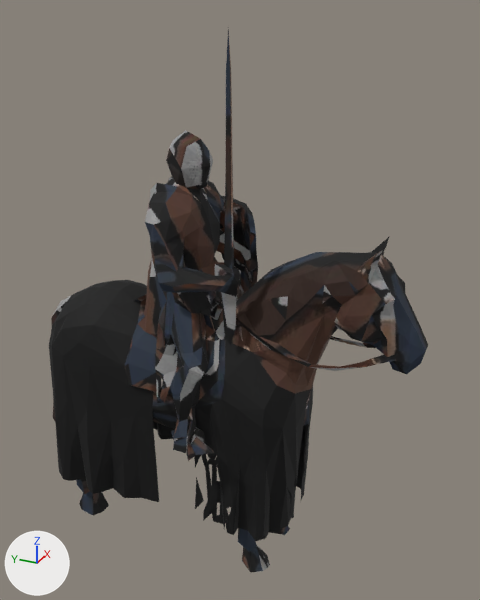
The glTF model models/knight.glb as it was, and as the next commit left it.
The view is the same before and after, from a 50 mm lens placed at (-2.99, -1.54, 3.15), pointed at (0.11, -0.15, 1.6). Arrows for +X, +Y and +Z are at lower left; the lights stay in place. The picture after the commit comes second. Vertices at exactly the same position are counted once.

Objects in the first picture: 'knight'.
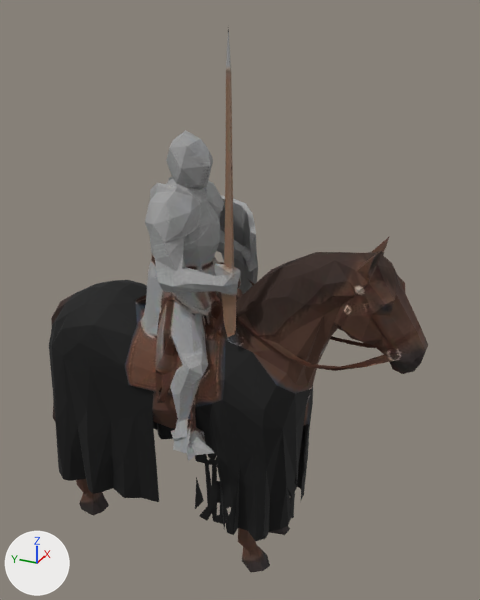
The change in detail:
me_rewrap_001 has 1448 vertices, 2996 faces and spans x -0.5..0.5, y -1.2..1.2, z 0.0..3.04.
me_rewrap_001 is used by ob_knight; location (0.0, 0.0, 0.0).
Part 1, on me_rewrap_001:
11 vertices are removed from x -0.33..0.29, y -0.58..-0.07, z 0.34..0.83.
60 faces are deleted.
1 vertex moves from x -0.33, y -0.11, z 0.42 to x -0.33, y -0.13, z 0.36.
14 vertices are added at x -0.33..0.29, y -0.59..-0.07, z 0.35..0.78.
1 new face joins them, mat_baked (picture img_colour).
65 new faces join them, mat_baked_owner (picture img_colour_owner).
Part 2, on me_rewrap_001:
12 vertices are removed from x -0.26..0.02, y -0.26..0.38, z 1.49..1.9.
61 faces are deleted.
3 vertices move from x -0.26..-0.11, y -0.28..0.41, z 1.58..1.66 to x -0.26..-0.11, y -0.29..0.41, z 1.58..1.65.
9 vertices are added at x -0.27..-0.02, y -0.24..0.37, z 1.49..1.9.
53 new faces join them, mat_baked (picture img_colour).
2 new faces join them, mat_baked_owner (picture img_colour_owner).
Part 3, on me_rewrap_001:
8 vertices are removed from x -0.07..0.07, y -1.13..-0.96, z 1.44..1.61.
34 faces are deleted.
7 vertices are added at x -0.07..0.08, y -1.16..-1.02, z 1.45..1.61.
32 new faces join them, mat_baked (picture img_colour).
me_rewrap_001 part 4: 2787 kept faces spanning x -0.5..0.5, y -1.2..1.2, z 0.0..3.04 get new texture (UV) coordinates.

What differs and where, as boxes [x1, y1, x2, y2] in the pictures (480 x 600 px; the box of a moved part takes in the faces that stretch with it):
part 1 of me_rewrap_001, moved or reshaped: before [194, 454, 297, 521]; after [195, 454, 299, 521]
part 2 of me_rewrap_001, moved or reshaped: before [109, 247, 236, 346]; after [110, 247, 236, 346]
part 3 of me_rewrap_001, moved or reshaped: [390, 360, 420, 374] in both
part 4 of me_rewrap_001, surface changed (lighter): [52, 31, 428, 573] in both
